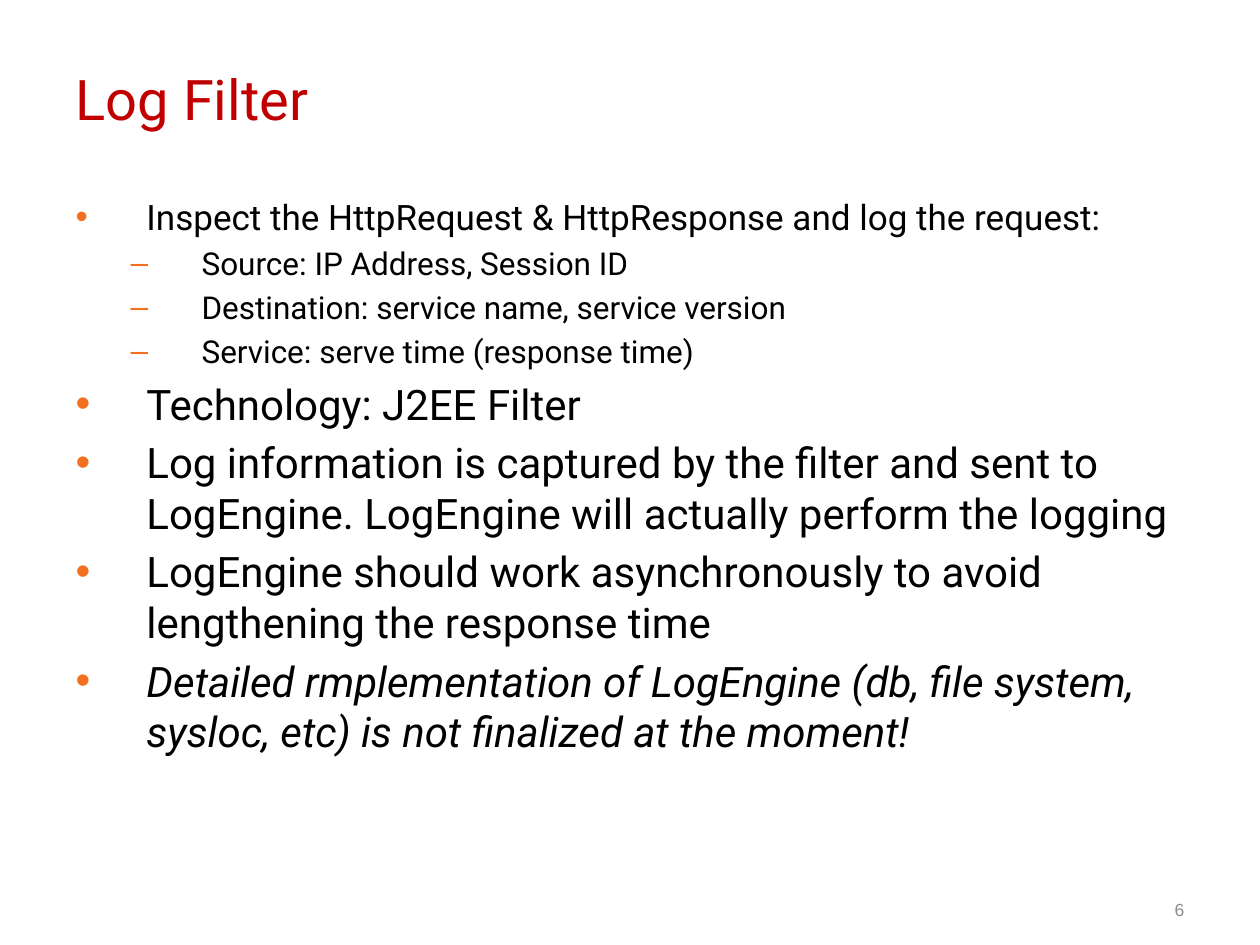
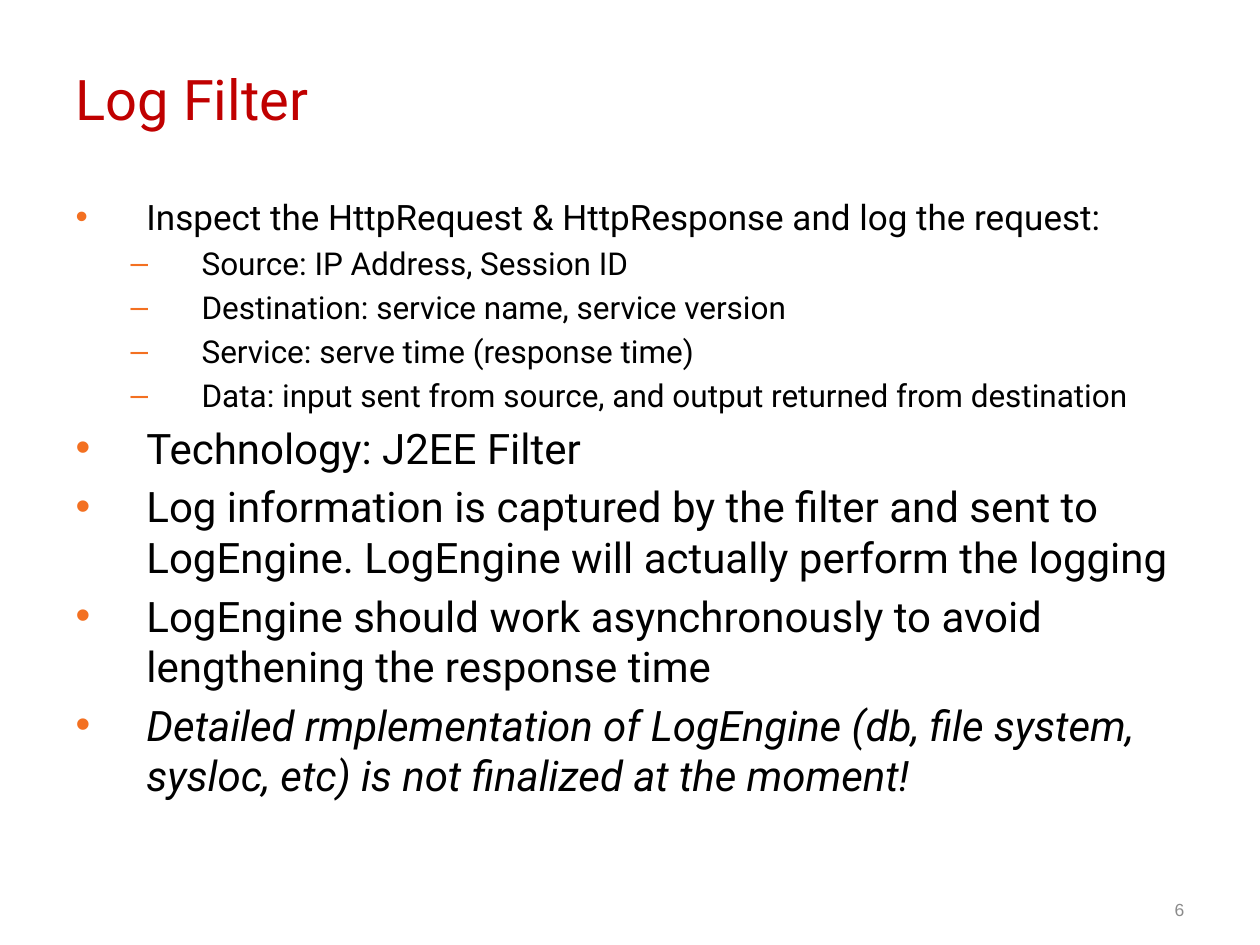
Before and after one commit to btnguyen2k/btnguyen2k-personal, a slide deck: slide 6 of vng-ip/NewIP/docs/Design/NewIP - Request Processing.pptx. Drawn at 1260x945 pixels with LibreOffice and Linux fonts; fonts in the diff are those of the drawing; background and template pictures are left out. Boxes give left, top, right and bottom in pixels: in the first picture for what was removed or moved away, otherwise in the second. Text is boxed around its words. In the diff, an @@ line names an element or a change of style, - is before the commit and + after.

```diff
--- a/vng-ip/NewIP/docs/Design/NewIP - Request Processing.pptx
+++ b/vng-ip/NewIP/docs/Design/NewIP - Request Processing.pptx
@@ text at (x1=202, y1=383, x2=1127, y2=414): paragraph added @@
+  – Data: input sent from source, and output returned from destination
```
Also in this commit, not shown: 1 other slide changed, 3 other files.
